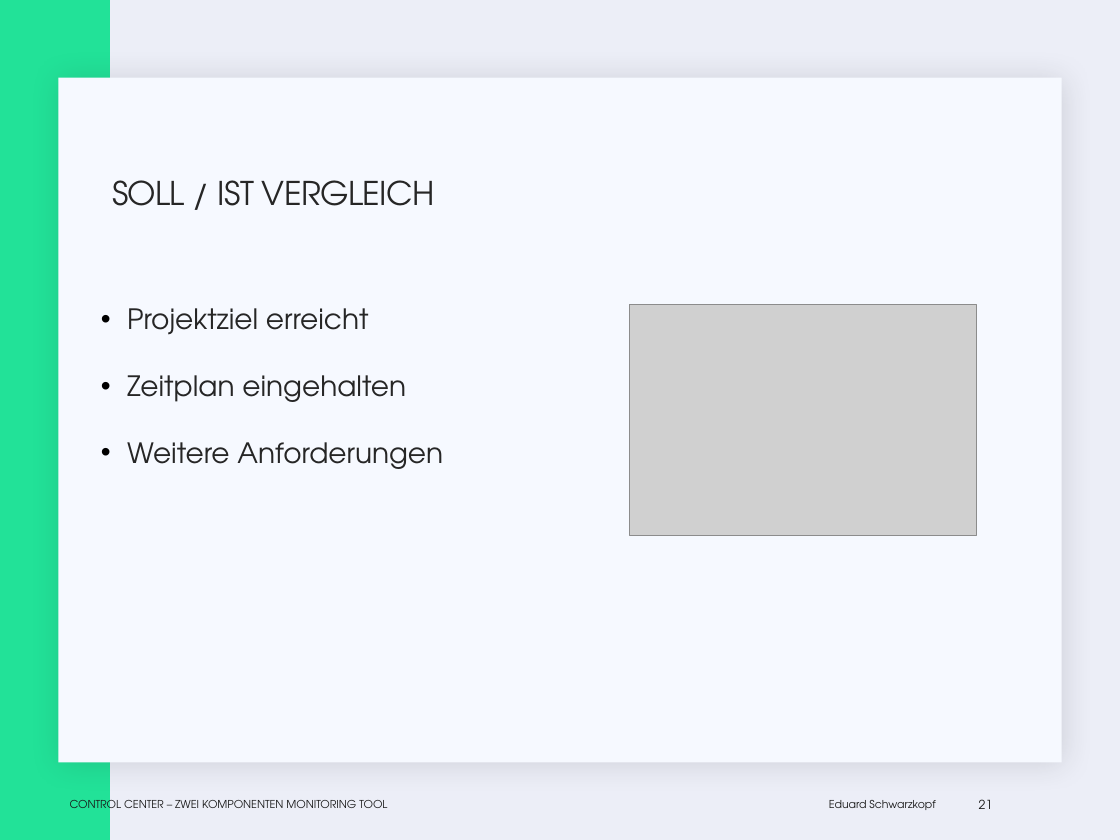
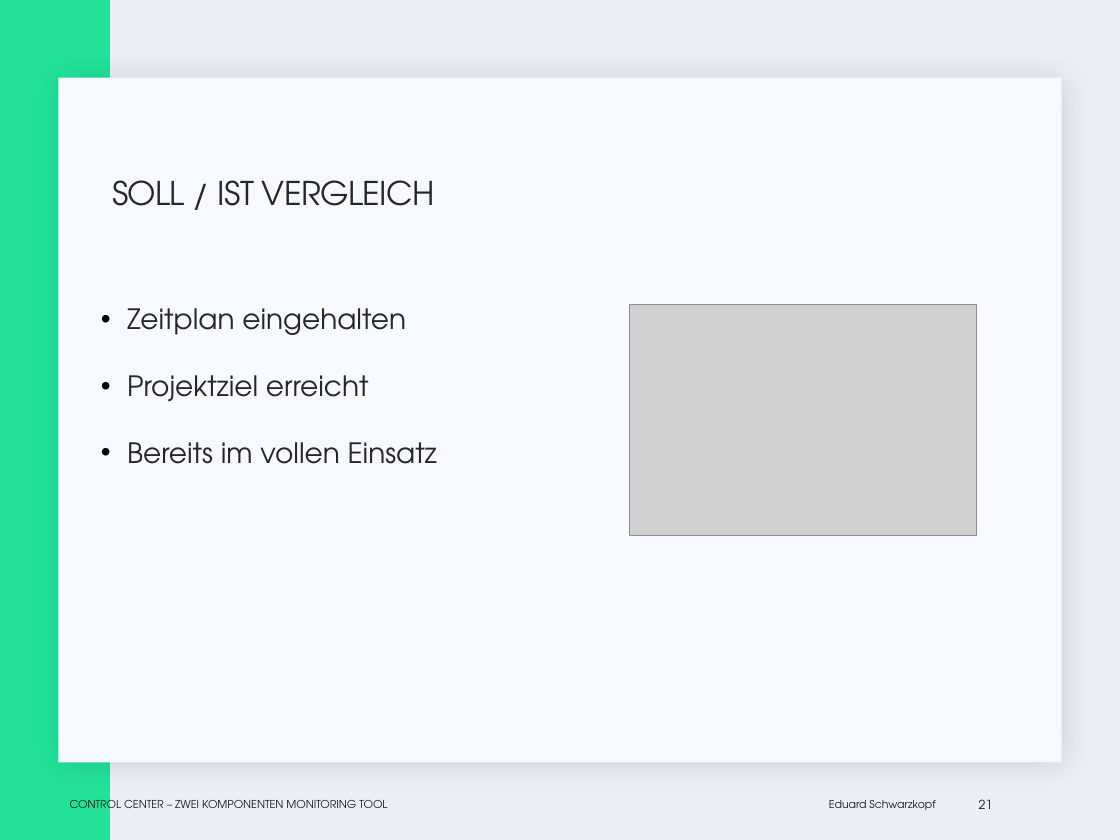
Before and after one commit to EduardSchwarzkopf/Abschlusspr-sentation, a slide deck: slide 21 of Abschluss_präsi.pptx. Drawn at 1120x840 pixels with LibreOffice and Linux fonts; fonts in the diff are those of the drawing; grey boxes stand for pictures. Boxes give left, top, right and bottom in pixels: in the first picture for what was removed or moved away, otherwise in the second. Text is boxed around its words. In the diff, an @@ line names an element or a change of style, - is before the commit and + after.

Commit message:
Folie 21 angepasst

```diff
--- a/Abschluss_präsi.pptx
+++ b/Abschluss_präsi.pptx
@@ text at [127, 308, 406, 335]: paragraph added @@
+• Zeitplan eingehalten
@@ text at [127, 442, 437, 464]: text changed @@
-• Zeitplan eingehalten
-• Weitere Anforderungen
+• Bereits im vollen Einsatz
```
Also in this commit, not shown: 1 other slide changed.
